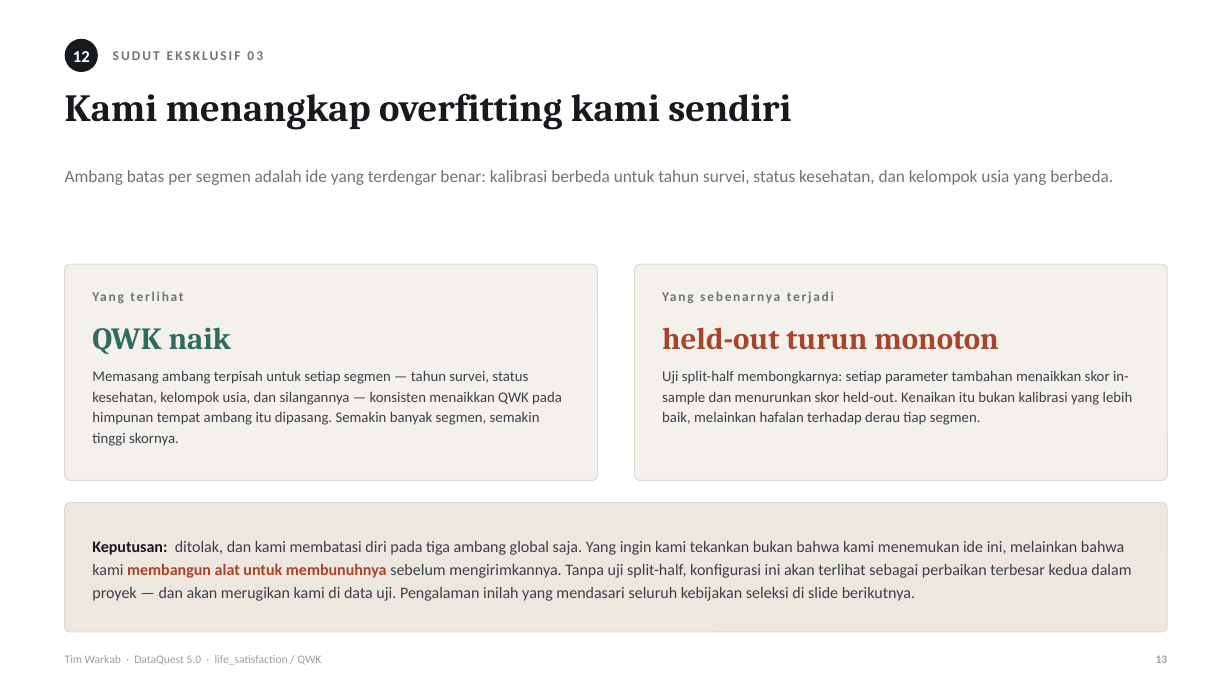
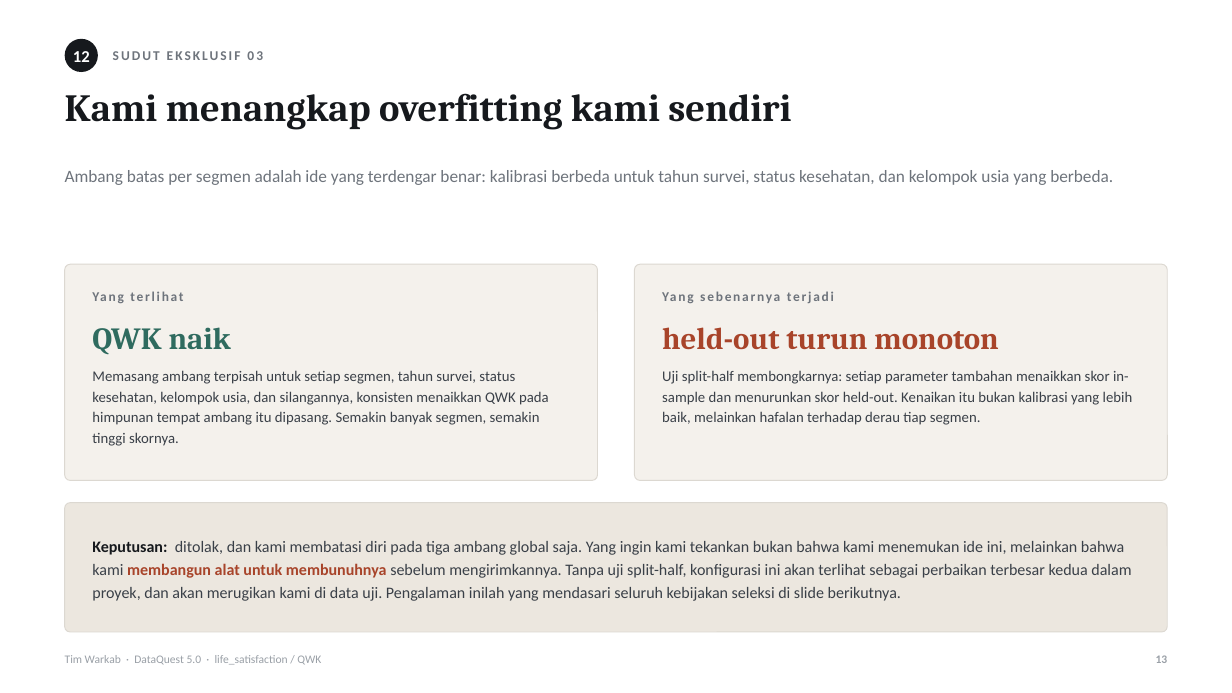
Before and after one commit to MikaelAdikara/DataQuest-Warkab, a slide deck: slide 13 of docs/Pitch_DataQuest5_Warkab.pptx. Drawn at 1232x693 pixels with LibreOffice and Linux fonts; fonts in the diff are those of the drawing. Boxes give left, top, right and bottom in pixels: in the first picture for what was removed or moved away, otherwise in the second. Text is boxed around its words. In the diff, an @@ line names an element or a change of style, - is before the commit and + after.

```diff
--- a/docs/Pitch_DataQuest5_Warkab.pptx
+++ b/docs/Pitch_DataQuest5_Warkab.pptx
@@ text at <box>92,370,549,446</box>: text changed @@
-Memasang ambang terpisah untuk setiap segmen — tahun survei, status kesehatan, kelompok usia, dan silangannya — konsisten menaikkan QWK pada himpunan tempat ambang itu dipasang. Semakin banyak segmen, semakin tinggi skornya.
+Memasang ambang terpisah untuk setiap segmen, tahun survei, status kesehatan, kelompok usia, dan silangannya, konsisten menaikkan QWK pada himpunan tempat ambang itu dipasang. Semakin banyak segmen, semakin tinggi skornya.
@@ text at <box>92,541,1131,601</box>: text changed @@
-Keputusan: ditolak, dan kami membatasi diri pada tiga ambang global saja. Yang ingin kami tekankan bukan bahwa kami menemukan ide ini, melainkan bahwa kami membangun alat untuk membunuhnya sebelum mengirimkannya. Tanpa uji split-half, konfigurasi ini akan terlihat sebagai perbaikan terbesar kedua dalam proyek — dan akan merugikan kami di data uji. Pengalaman inilah yang mendasari seluruh kebijakan seleksi di slide berikutnya.
+Keputusan: ditolak, dan kami membatasi diri pada tiga ambang global saja. Yang ingin kami tekankan bukan bahwa kami menemukan ide ini, melainkan bahwa kami membangun alat untuk membunuhnya sebelum mengirimkannya. Tanpa uji split-half, konfigurasi ini akan terlihat sebagai perbaikan terbesar kedua dalam proyek, dan akan merugikan kami di data uji. Pengalaman inilah yang mendasari seluruh kebijakan seleksi di slide berikutnya.
```
Also in this commit, not shown: 21 other slides changed, 4 other files.
